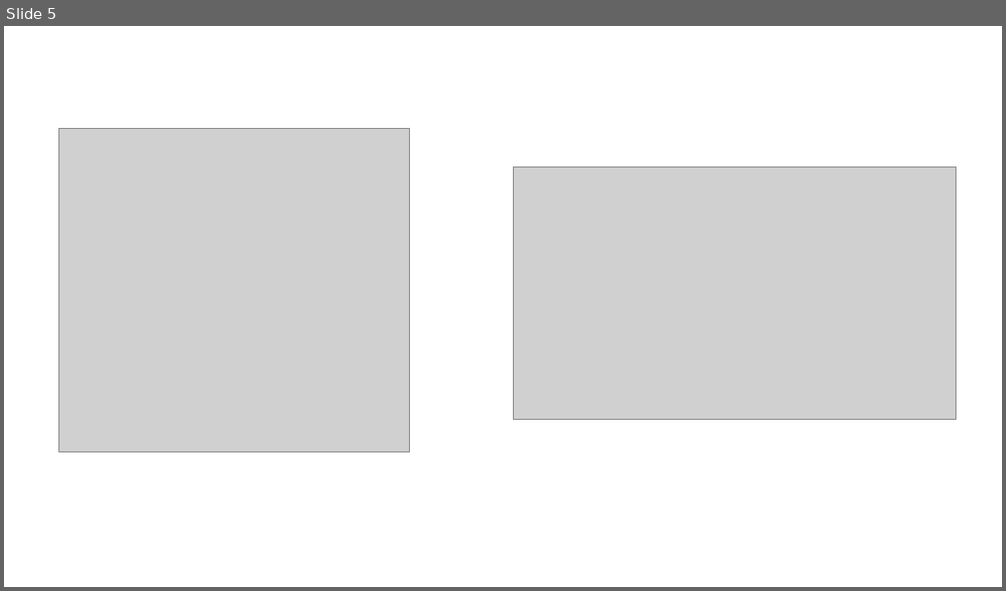
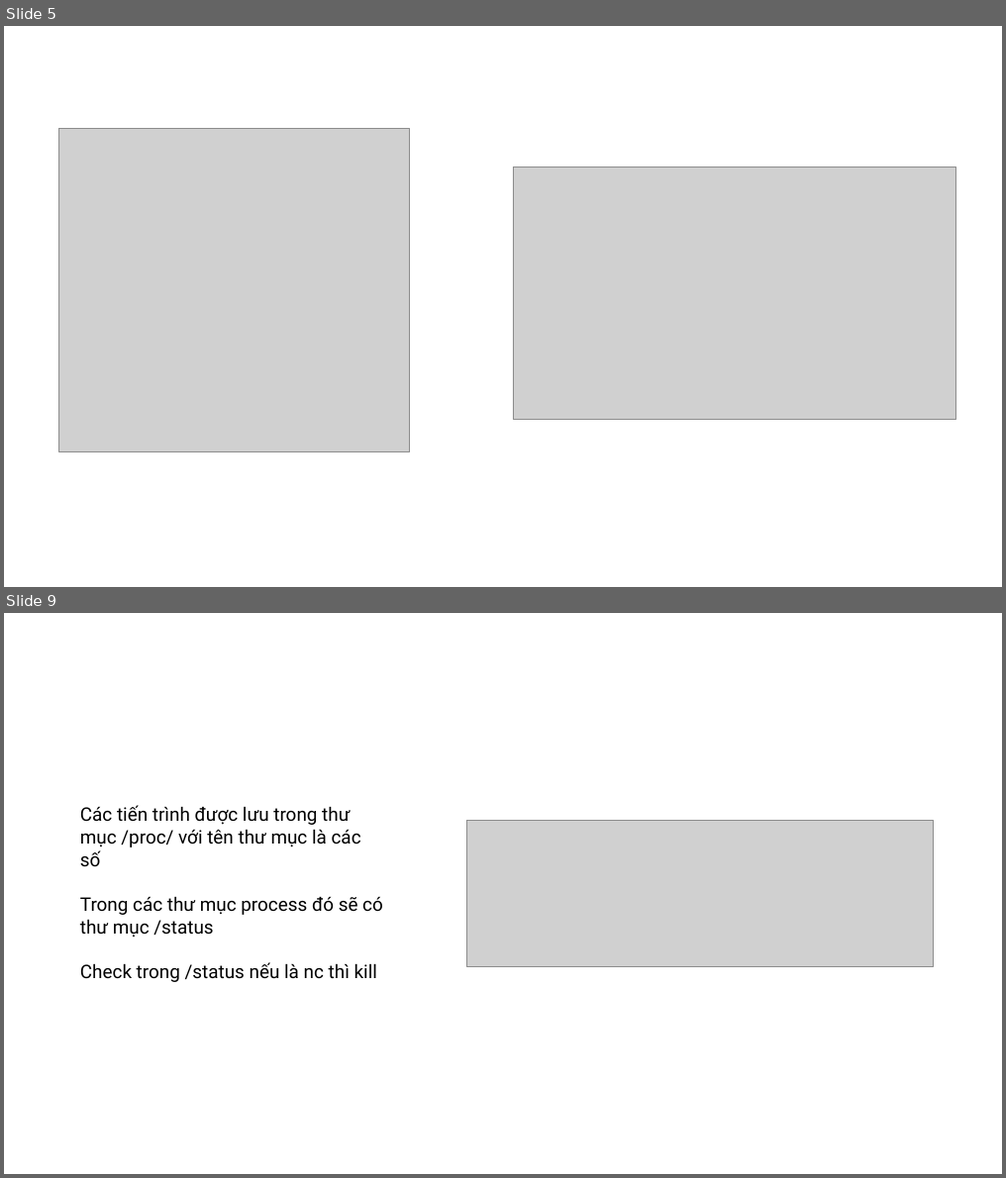
Before and after one commit to jettxxx/ASM-Anti_browsers-Anti_netcat, a slide deck: Anti-browser Anti-Netcat.pptx. Shown one above the other, each under a label of ours: slide 5 before the commit, slides 5 and 9 after it; the slides between them are not shown. The pictures are 1006x591 and 1006x1178 pixels, drawn with LibreOffice and Linux fonts; fonts in the diff are those of the drawing; grey boxes stand for pictures. Boxes give left, top, right and bottom in pixels: in the first picture for what was removed or moved away, otherwise in the second. Text is boxed around its words. In the diff, an @@ line names an element or a change of style, - is before the commit and + after.

```diff
--- a/Anti-browser Anti-Netcat.pptx
+++ b/Anti-browser Anti-Netcat.pptx
@@ slide 9 added at (4,613,1002,1174), background #FFFFFF @@
@@ text added at (80,805,383,982), 18 pt, text #000000 @@
+Các tiến trình được lưu trong thư mục /proc/ với tên thư mục là các số
+Trong các thư mục process đó sẽ có thư mục /status
+Check trong /status nếu là nc thì kill
@@ picture added at (466,820,934,967) @@
```
Also in this commit, not shown: 9 slides changed, 5 other slides added, 3 slides removed.
